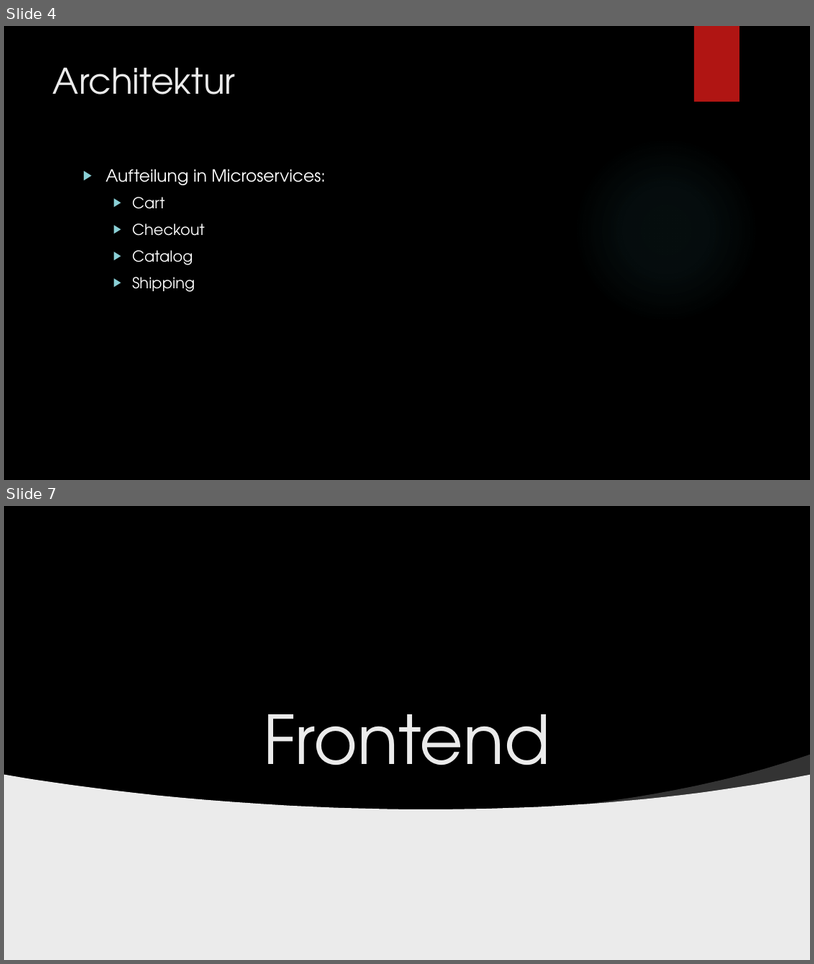
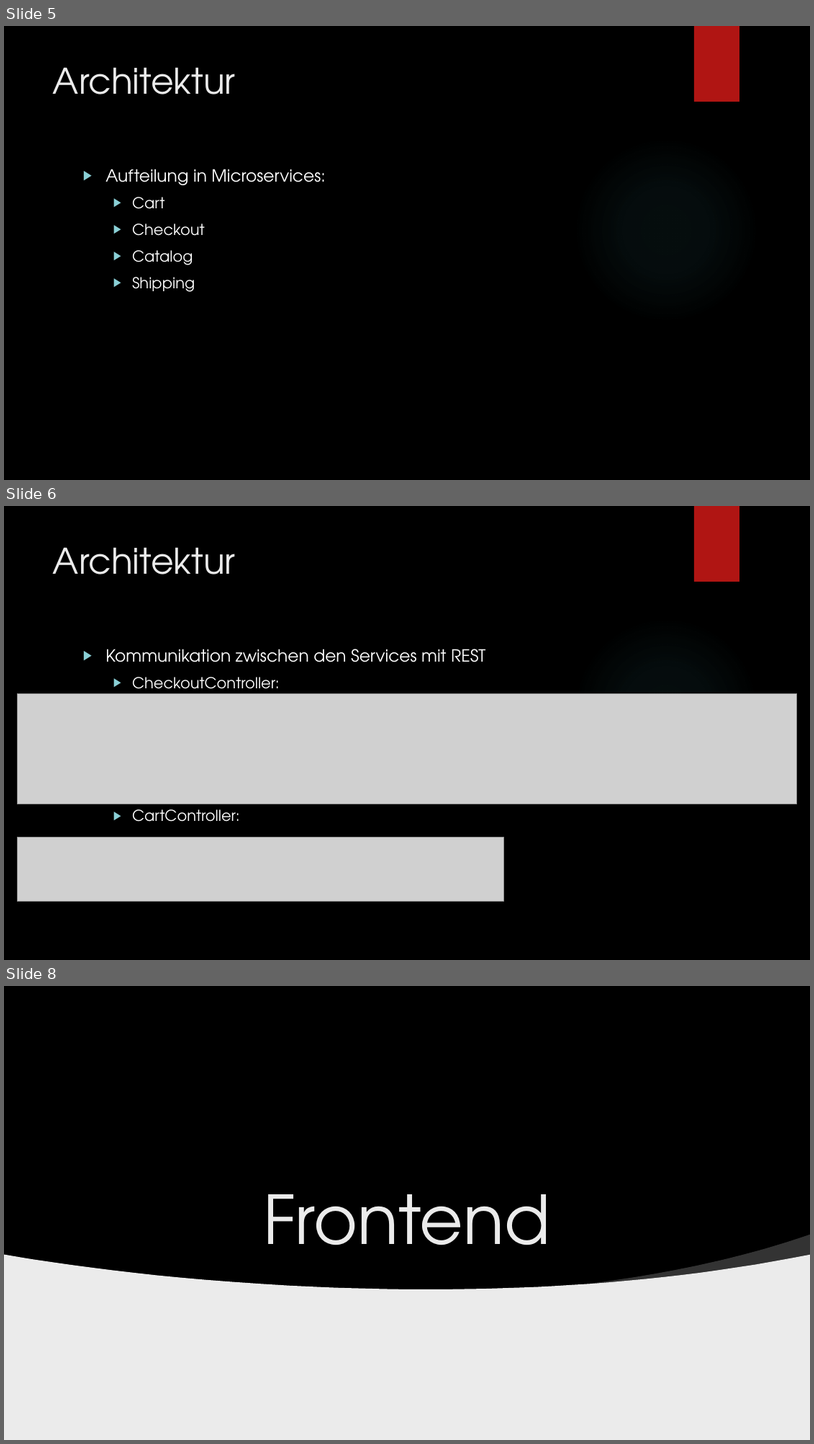
Before and after one commit to der10pm/gca, a slide deck: GCA_Abschlusspraesi_Szablewski_Linnenbaum.pptx. Shown one above the other, each under a label of ours: slides 4 and 7 before the commit, slides 5, 6 and 8 after it; the slides between them are not shown. The pictures are 814x964 and 814x1444 pixels, drawn with LibreOffice and Linux fonts; fonts in the diff are those of the drawing; grey boxes stand for pictures; background and template pictures are left out. Boxes give left, top, right and bottom in pixels: in the first picture for what was removed or moved away, otherwise in the second. Text is boxed around its words. In the diff, an @@ line names an element or a change of style, - is before the commit and + after.

```diff
--- a/GCA_Abschlusspraesi_Szablewski_Linnenbaum.pptx
+++ b/GCA_Abschlusspraesi_Szablewski_Linnenbaum.pptx
@@ slide 6 added at (x1=4, y1=506, x2=810, y2=960), background picture (left out); not listed: 2 template elements that a slide beside it also shows @@
@@ title added at (x1=53, y1=547, x2=236, y2=574), 42 pt, text #EBEBEB @@
+Architektur
@@ text added at (x1=106, y1=649, x2=486, y2=821), 20 pt, text #FFFFFF @@
+▶ Kommunikation zwischen den Services mit REST
+  ▶ CheckoutController:
+  ▶ CartController:
@@ picture added at (x1=17, y1=693, x2=797, y2=803) @@
@@ picture added at (x1=17, y1=837, x2=504, y2=901) @@
@@ what was slide 4 is now slide 5 @@
@@ what was slide 7 is now slide 8 @@
```
Also in this commit, not shown: 6 slides changed, 15 other slides added, 5 slides removed.
